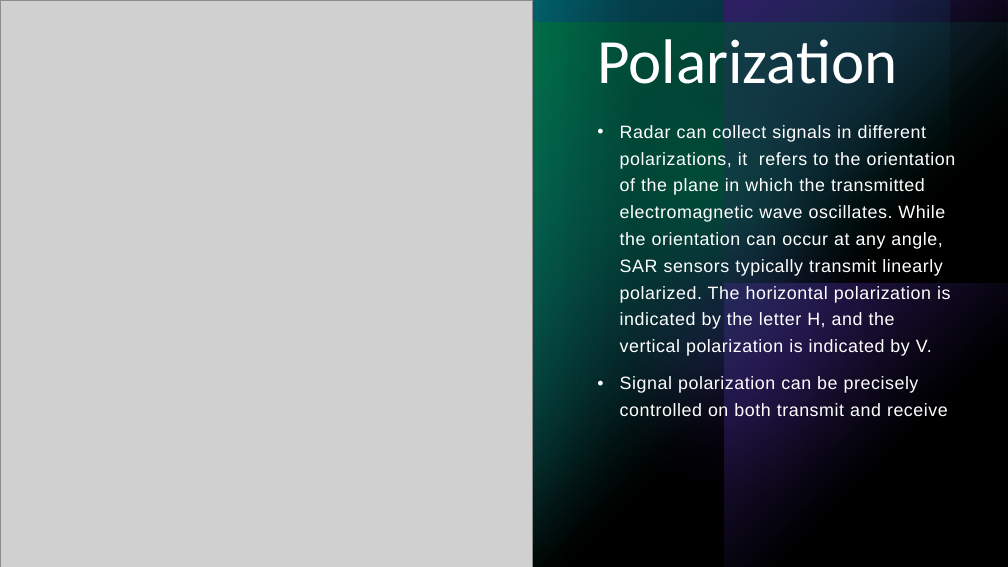
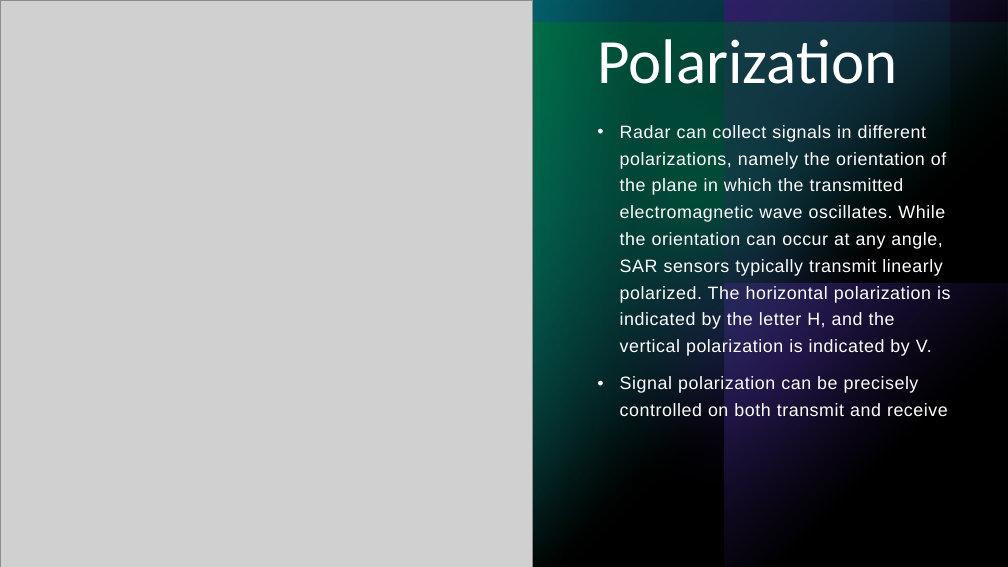
Before and after one commit to GnR98/WASDI-FadeOut, a slide deck: slide 7 of docs/ref/Presentazione_Sentinel1.pptx. Drawn at 1008x567 pixels with LibreOffice and Linux fonts; fonts in the diff are those of the drawing; grey boxes stand for pictures. Boxes give left, top, right and bottom in pixels: in the first picture for what was removed or moved away, otherwise in the second. Text is boxed around its words. In the diff, an @@ line names an element or a change of style, - is before the commit and + after.

```diff
--- a/docs/ref/Presentazione_Sentinel1.pptx
+++ b/docs/ref/Presentazione_Sentinel1.pptx
@@ text at (x1=620, y1=125, x2=950, y2=356): text changed @@
-• Radar can collect signals in different polarizations, it refers to the orientation of the plane in which the transmitted electromagnetic wave oscillates. While the orientation can occur at any angle, SAR sensors typically transmit linearly polarized. The horizontal polarization is indicated by the letter H, and the vertical polarization is indicated by V.
+• Radar can collect signals in different polarizations, namely the orientation of the plane in which the transmitted electromagnetic wave oscillates. While the orientation can occur at any angle, SAR sensors typically transmit linearly polarized. The horizontal polarization is indicated by the letter H, and the vertical polarization is indicated by V.
```
Also in this commit, not shown: 15 other slides changed, 10 slides added, 2 slides removed.
